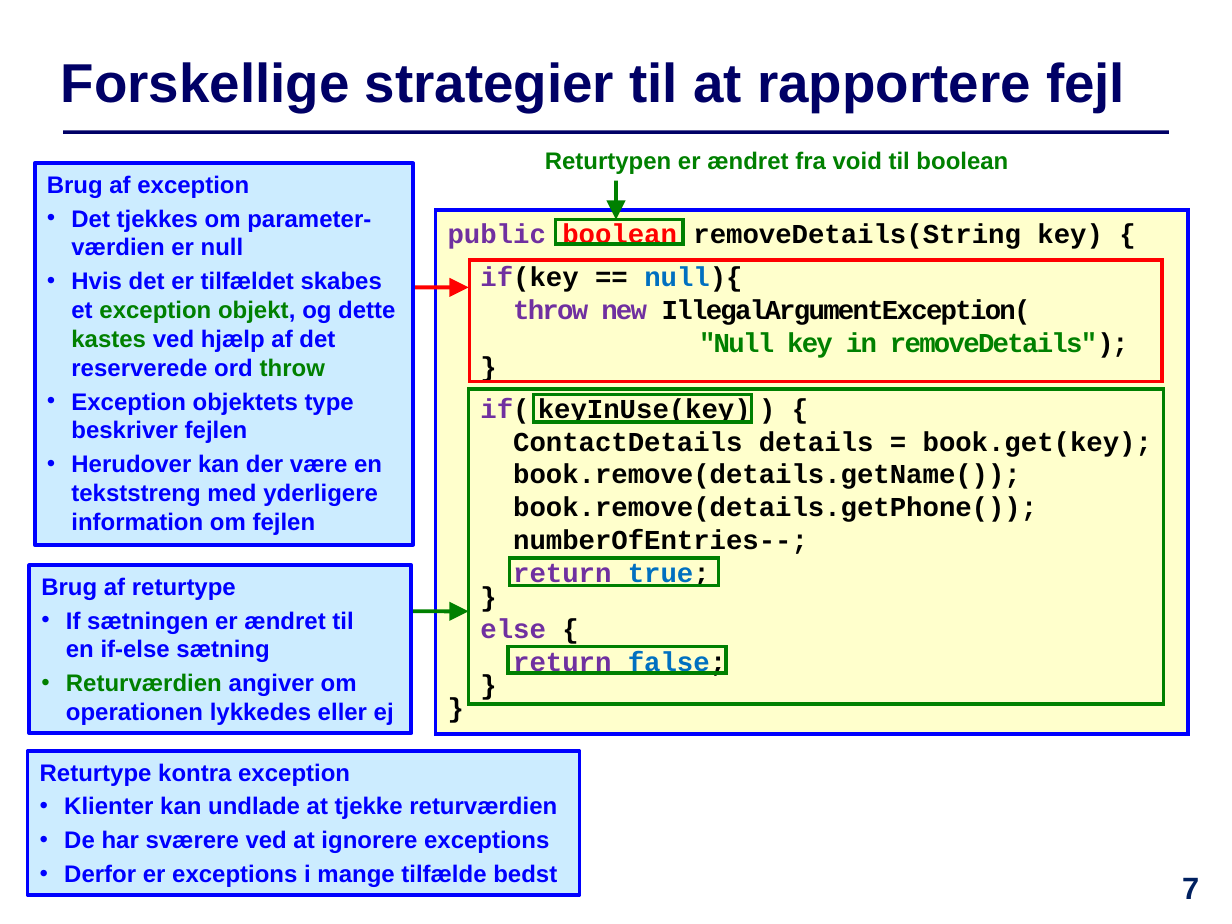
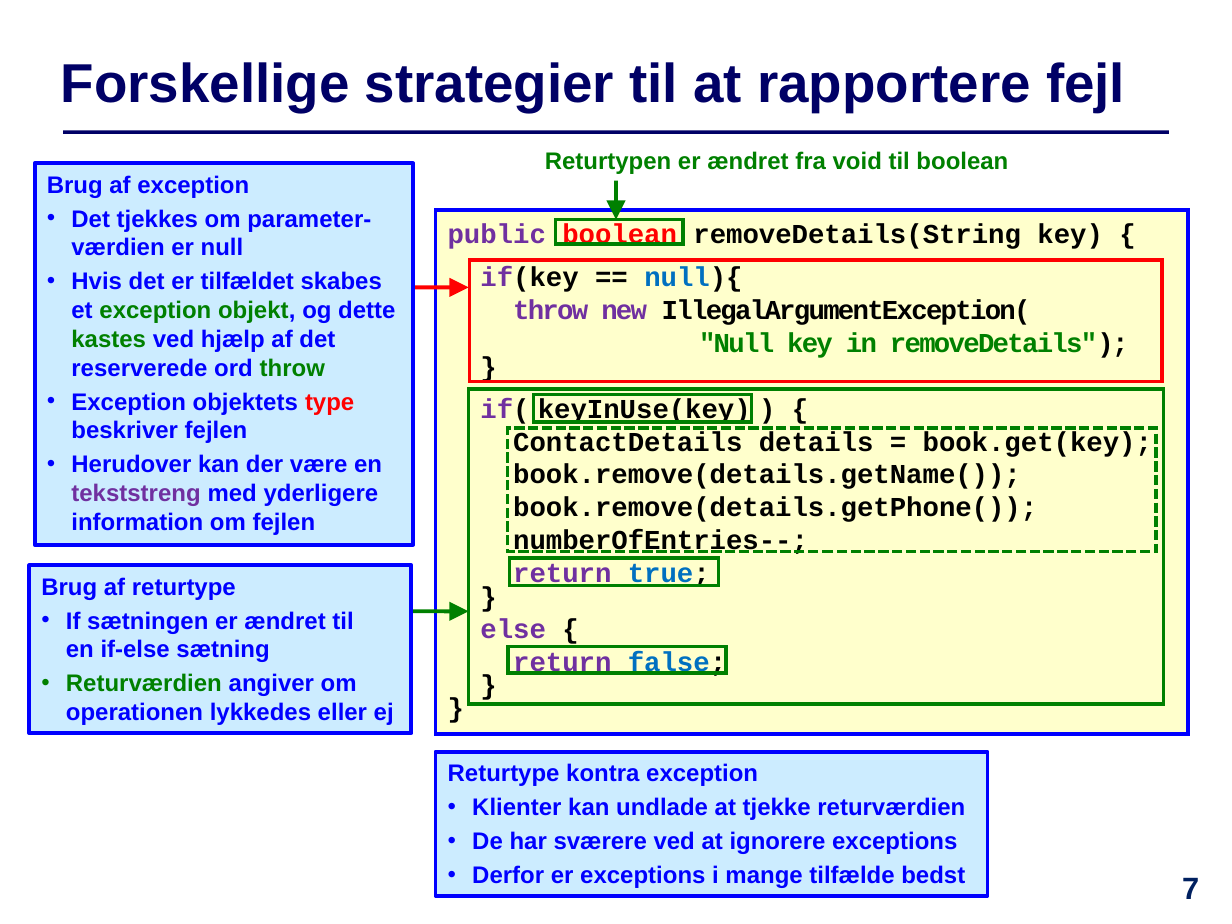
Before and after one commit to IntProgAU/Materiale, a slide deck: slide 7 of web/e21/uge_14/Slides-Uge14.pptx. Drawn at 1232x924 pixels with LibreOffice and Linux fonts; fonts in the diff are those of the drawing. Boxes give left, top, right and bottom in pixels: in the first picture for what was removed or moved away, otherwise in the second. Text is boxed around its words. In the diff, an @@ line names an element or a change of style, - is before the commit and + after.

```diff
--- a/web/e21/uge_14/Slides-Uge14.pptx
+++ b/web/e21/uge_14/Slides-Uge14.pptx
@@ text in rectangle at (71, 392, 382, 535): text colour #0000FF to #FF0000 in "type"; text colour #0000FF to #7030A0 in "tekststreng" @@
@@ rectangle added at (508, 429, 1156, 552), outline #008000 2 pt dashed @@
@@ rectangle "Returtype kontra exception": place and size @@
-rectangle "Returtype kontra exception" at (27, 752, 579, 896)
+rectangle "Returtype kontra exception" at (436, 752, 988, 896)
```
Also in this commit, not shown: 7 other slides changed, 1 slide added, 1 other file.
